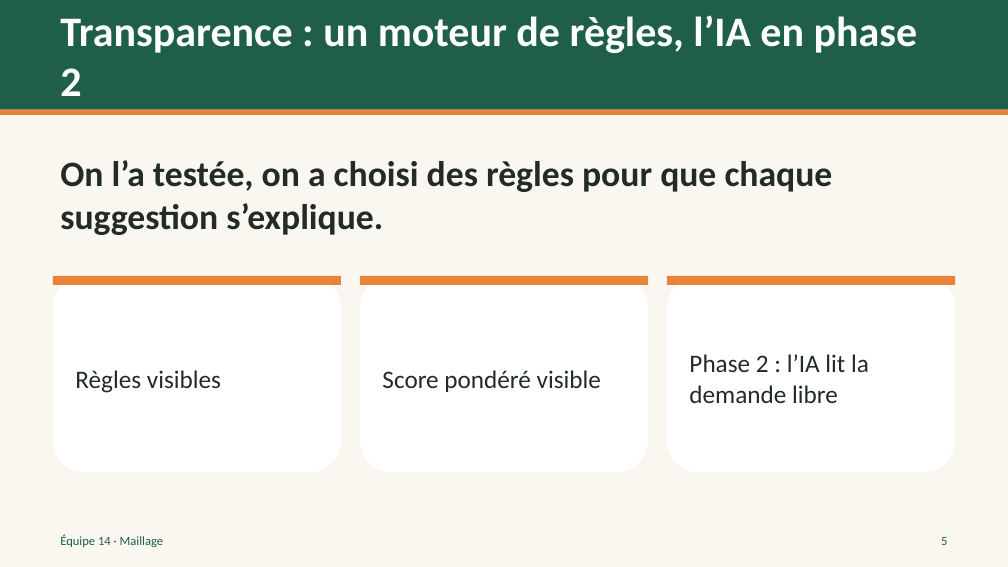
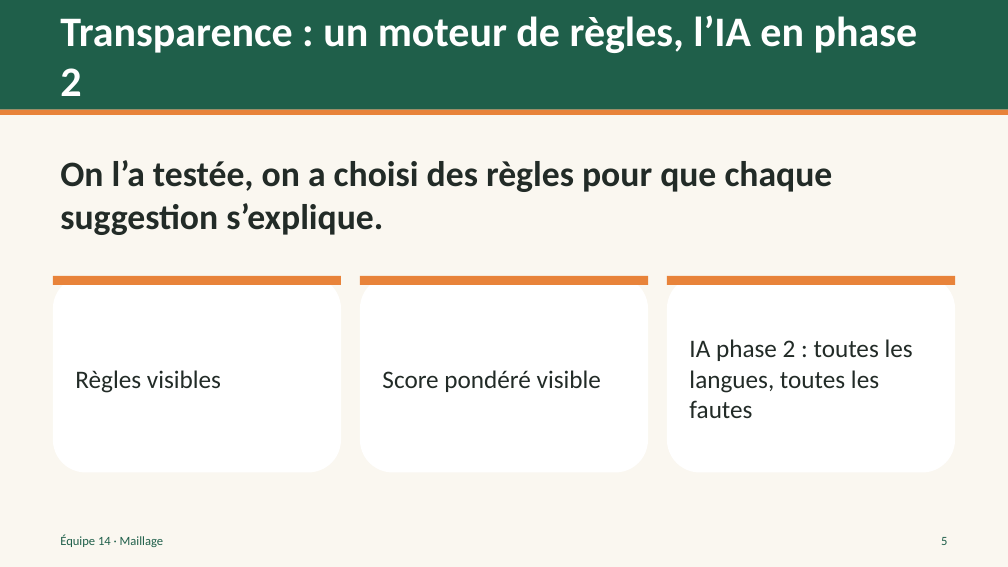
Before and after one commit to cianthiffault2006-png/hackathon-saint-roch-2026, a slide deck: slide 5 of docs/pitch/Maillage.pptx. Drawn at 1008x567 pixels with LibreOffice and Linux fonts; fonts in the diff are those of the drawing. Boxes give left, top, right and bottom in pixels: in the first picture for what was removed or moved away, otherwise in the second. Text is boxed around its words. In the diff, an @@ line names an element or a change of style, - is before the commit and + after.

```diff
--- a/docs/pitch/Maillage.pptx
+++ b/docs/pitch/Maillage.pptx
@@ text at (689,339,913,418): text changed @@
-Phase 2 : l’IA lit la demande libre
+IA phase 2 : toutes les langues, toutes les fautes
```
Also in this commit, not shown: 1 other slide changed, 4 other files.
